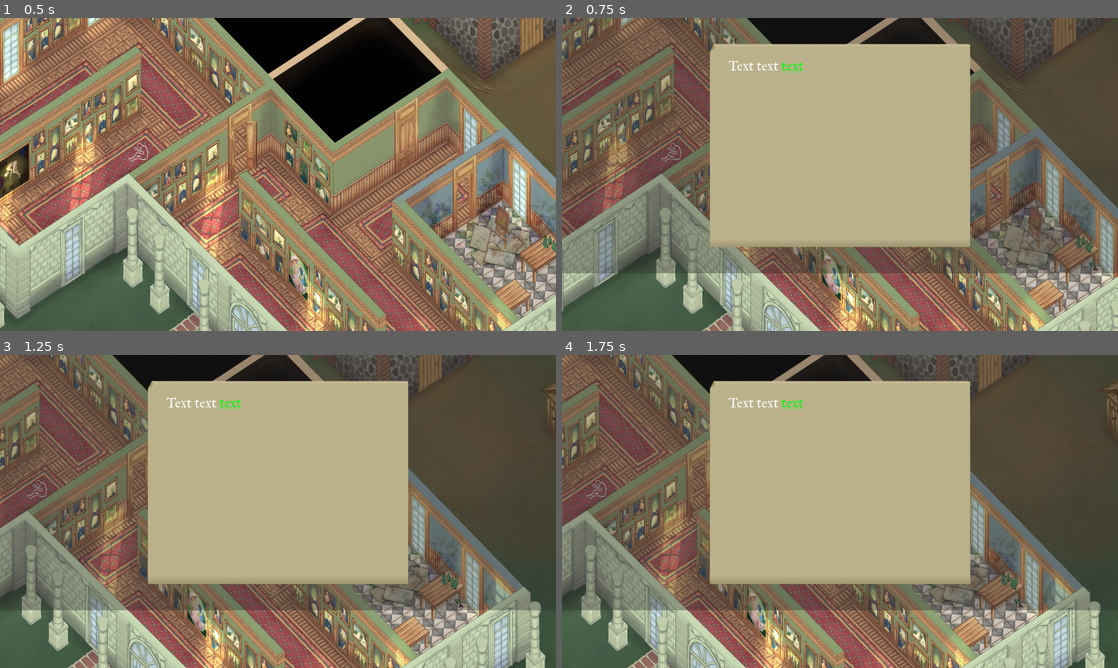
Above: before the commit, frames 1-4 (two rows, left to right).
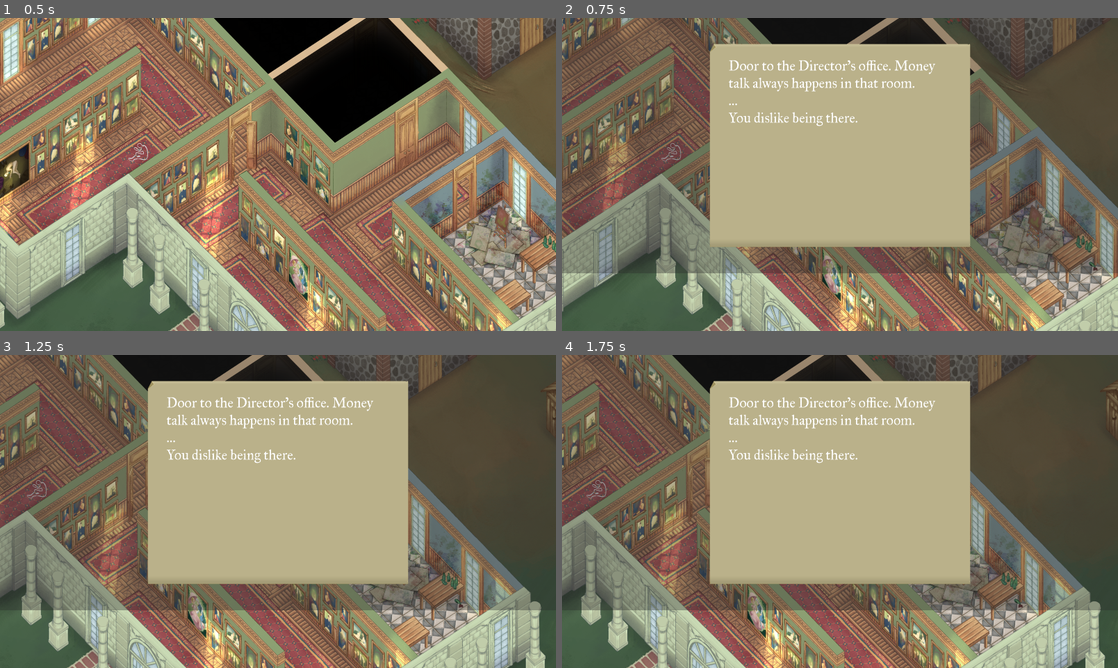
Above: after the commit, the same moments.

Repository: 100-Devs-1-Game/TheFullPicture
Game: Godot game, scene res://map/map.tscn
Same seed, same stepped clock (60 frames per second), same inputs: the game is played once before the commit and once after it. This scene is started directly instead of the project's main scene.
Inputs (mouse positions are in pixels of both pictures, inside the frame that each line leads up to):
- Up to frame 1 (0.5 s): no input
- Up to frame 2 (0.75 s): tap Enter at 0.5 s; move the mouse to (962, 158) at 0.52 s; press the mouse at (962, 158) at 0.53 s; hold Right (ui_right) from 0.53 s (still down)
- Up to frame 3 (1.25 s): keep holding Right (ui_right)
- Up to frame 4 (1.75 s): release Right (ui_right) at 1.25 s; release the mouse at (962, 495) at 1.25 s; drag from (728, 527) to (812, 574) at 1.27 s

Frame 1 is identical in both runs. In frame 2, 1.1% of the frame differs, in the area x 30-68%, y 13-35%; in frame 3, 1.1%; in frame 4, 1.1%.
Error before the commit: Invalid call. Nonexistent function 'preparse_description' in base 'Resource (InteractableObjectData)'. (res://map/interactable_object.gd:10)

Commit message:
Fix parsing

Diff:
--- a/src/data/interactable_object_data.gd
+++ b/src/data/interactable_object_data.gd
@@ -7,9 +7,58 @@
 		clues_file= f
 		description= FileAccess.get_file_as_string(f)
 
+var description: String
 
-## Interactable Objects can contain multiple objects, like a
-## Desk can contain a Pen. The Pen is only reachable via the Desk
-@export var container: Array[InteractableObjectData]
 
-var description: String
+
+func preparse_description():
+	print("Pre-parsing ", clues_file)
+	var result: String
+	result= description.replace("<clue>", "[url]")
+	result= result.replace("</clue>", "[/url]")
+
+	var splits:= result.split("[url]")
+	if splits.size() > 1:
+		for i in range(1, splits.size()):
+			var split: String= splits[i]
+			var word: String= split.left(split.find("[/"))
+			split= split.insert(0, "[url=%s]" % word.to_lower())
+			splits[i]= split
+
+		result= "".join(splits)
+
+	print(result)
+	print()
+	description= result
+
+
+func parse()-> String:
+	prints("Parse", clues_file)
+
+	var result:= description
+
+	var splits:= result.split("[url")
+	if splits.size() > 1:
+		for i in range(1, splits.size()):
+			var split: String= splits[i]
+
+			var key_idx:= split.find("=")
+			var close_tag_idx:= split.find("]")
+			var key:= split.substr(key_idx + 1, close_tag_idx - key_idx - 1)
+			prints(" found key", key)
+			assert(GameData.clues.has(key))
+			var clue: ClueData= GameData.clues[key]
+			if clue.discovered:
+				split= split.replace(split.left(close_tag_idx), "[color=blue")
+				split= split.replace("[/url]", "[/color]")
+			else:
+				split= split.insert(split.find("]") + 1, "[color=red]")
+				split= split.insert(0, "[url")
+				split= split.insert(split.find("[/url]"), "[/color]")
+
+			splits[i]= split
+
+		result= "".join(splits)
+
+	print(result)
+	return result
